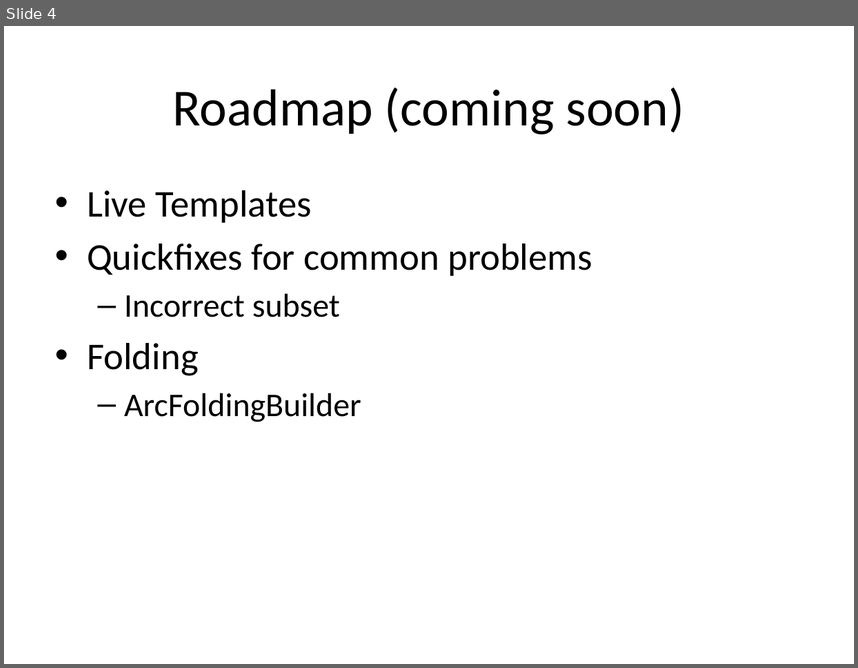
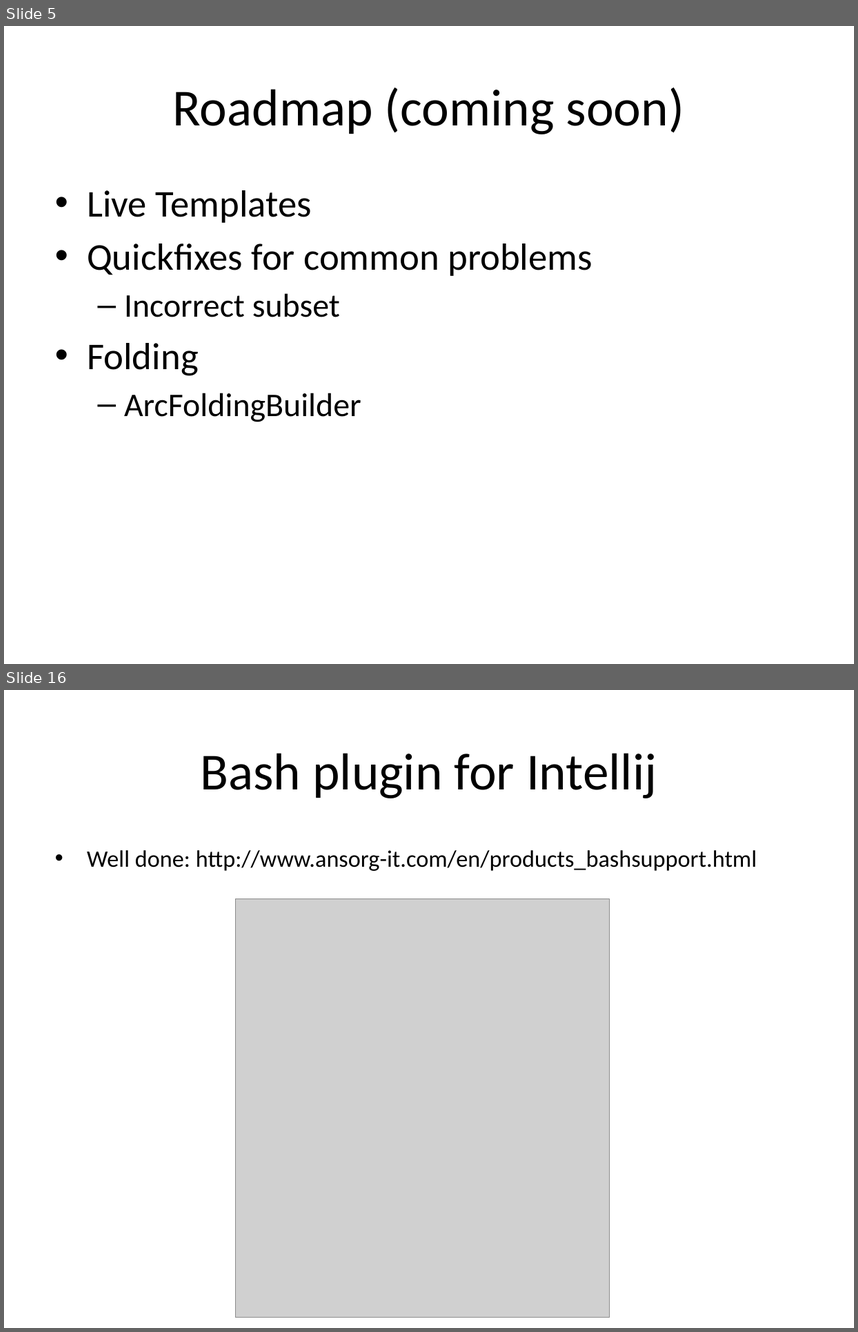
Before and after one commit to holgerbrandl/r4intellij, a slide deck: R4Intellij.pptx. Shown one above the other, each under a label of ours: slide 4 before the commit, slides 5 and 16 after it; the slides between them are not shown. The pictures are 858x668 and 858x1332 pixels, drawn with LibreOffice and Linux fonts; fonts in the diff are those of the drawing; grey boxes stand for pictures. Boxes give left, top, right and bottom in pixels: in the first picture for what was removed or moved away, otherwise in the second. Text is boxed around its words. In the diff, an @@ line names an element or a change of style, - is before the commit and + after.

```diff
--- a/R4Intellij.pptx
+++ b/R4Intellij.pptx
@@ slide 16 added at [4, 690, 854, 1328], background #FFFFFF @@
@@ title added at [200, 753, 657, 798], 44 pt, text #000000 @@
+Bash plugin for Intellij
@@ text added at [87, 850, 757, 871], 20 pt, text #000000 @@
+• Well done: http://www.ansorg-it.com/en/products_bashsupport.html
@@ picture added at [236, 898, 610, 1317] @@
@@ what was slide 4 is now slide 5 @@
```
Also in this commit, not shown: 2 slides changed, 12 other slides added, 4 other files.
